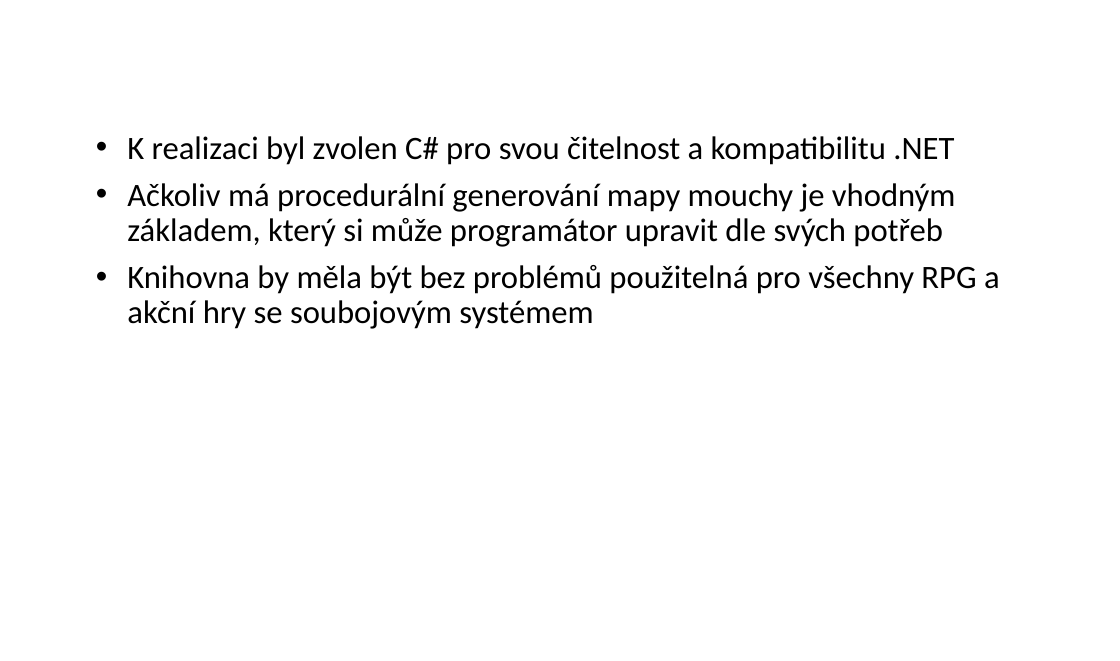
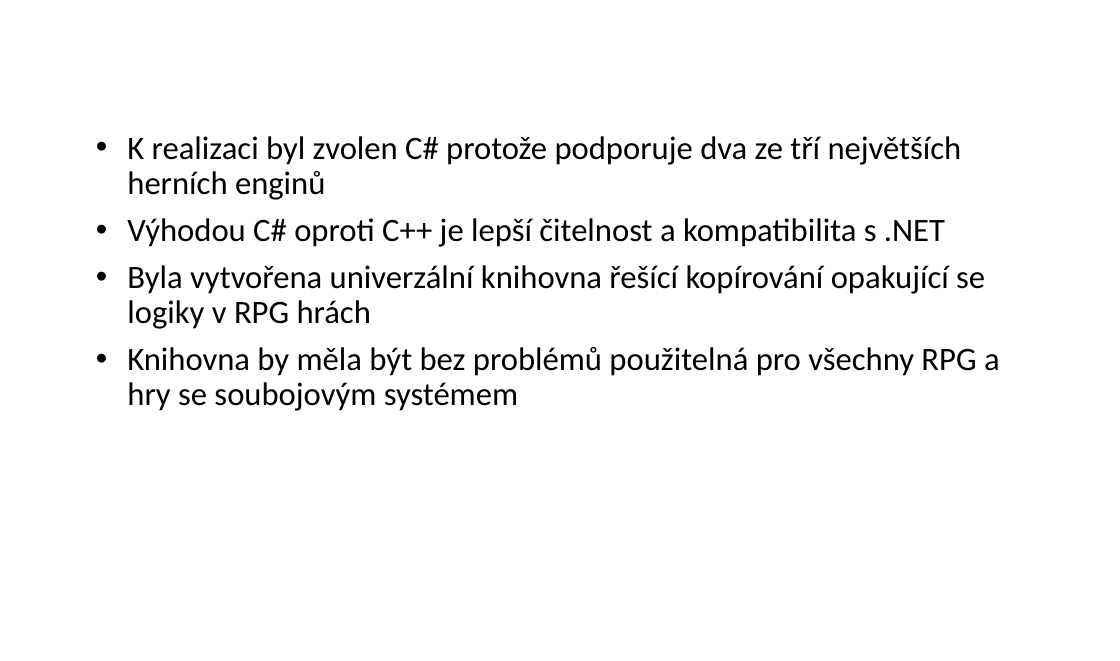
Before and after one commit to pjocesoj/bakalarka-git, a slide deck: slide 10 of prezentace/obhajoba.pptx. Drawn at 1120x661 pixels with LibreOffice and Linux fonts; fonts in the diff are those of the drawing; background and template pictures are left out. Boxes give left, top, right and bottom in pixels: in the first picture for what was removed or moved away, otherwise in the second. Text is boxed around its words. In the diff, an @@ line names an element or a change of style, - is before the commit and + after.

```diff
--- a/prezentace/obhajoba.pptx
+++ b/prezentace/obhajoba.pptx
@@ text at [127, 136, 1000, 411]: text changed @@
-• K realizaci byl zvolen C# pro svou čitelnost a kompatibilitu .NET
-• Ačkoliv má procedurální generování mapy mouchy je vhodným základem, který si může programátor upravit dle svých potřeb
-• Knihovna by měla být bez problémů použitelná pro všechny RPG a akční hry se soubojovým systémem
+• K realizaci byl zvolen C# protože podporuje dva ze tří největších herních enginů
+• Výhodou C# oproti C++ je lepší čitelnost a kompatibilita s .NET
+• Byla vytvořena univerzální knihovna řešící kopírování opakující se logiky v RPG hrách
+• Knihovna by měla být bez problémů použitelná pro všechny RPG a hry se soubojovým systémem
```
Also in this commit, not shown: 3 other slides changed, 1 slide added.
